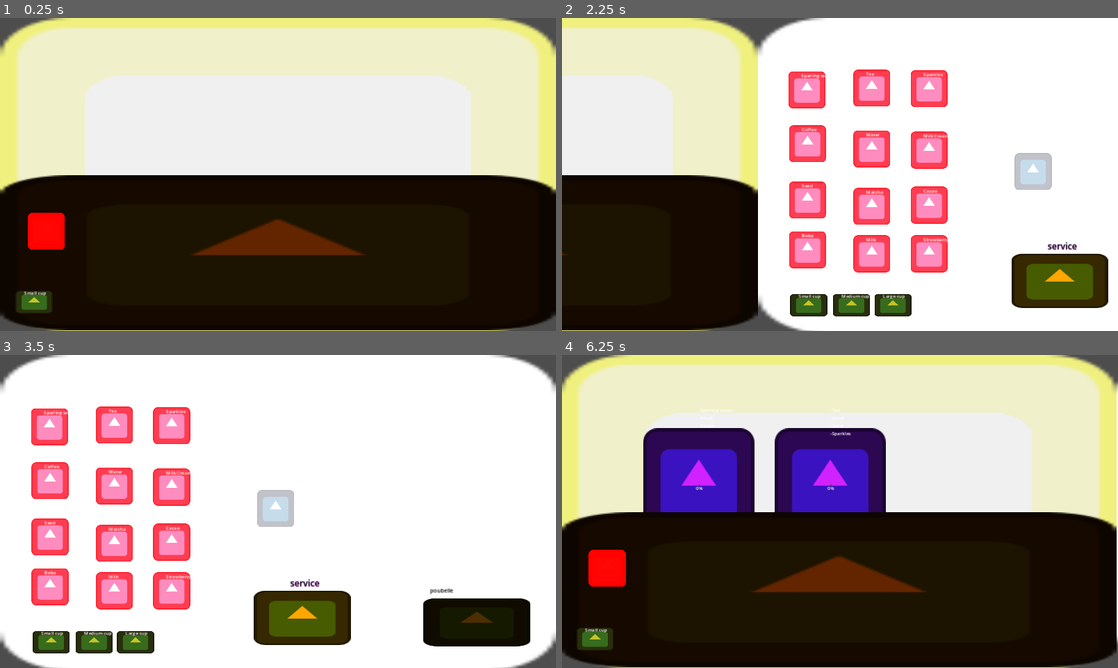
Above: before the commit, frames 1-4 (two rows, left to right).
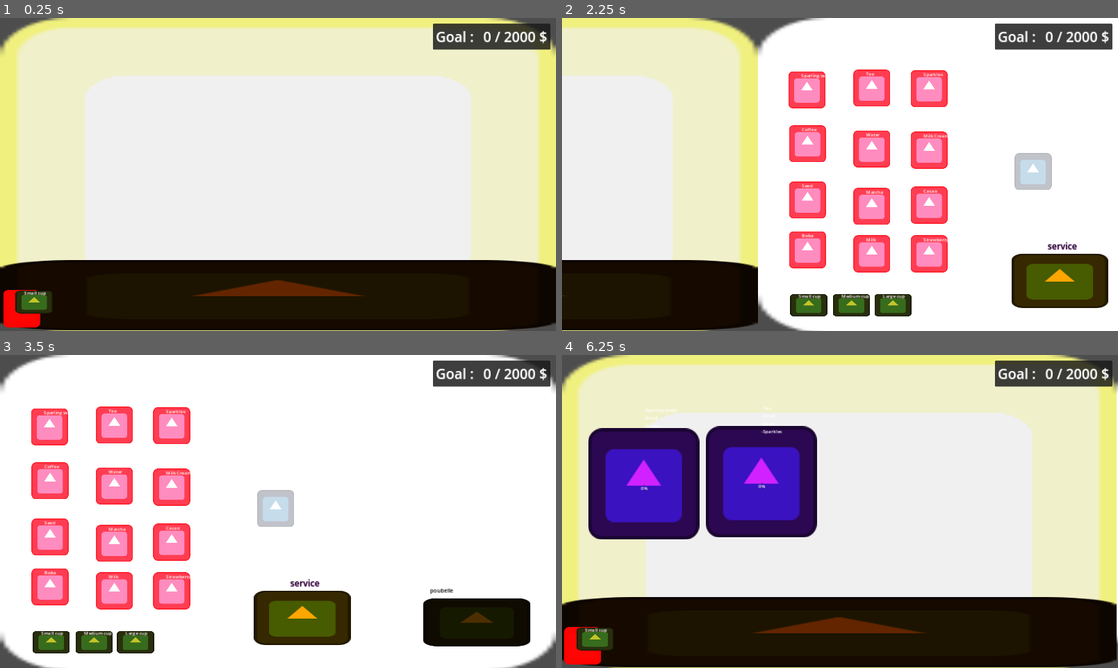
Above: after the commit, the same moments.

Repository: killerlick/creamy-cat-coffy
Game: Godot game, scene res://scenes/level.tscn
The game is run twice, just before and just after one commit, with the same random seed, the same clock (stepped at 60 frames per second) and the same inputs. The project has no main scene, so this scene is started directly. The engine's default icon, where the game draws it, is replaced by a stand-in: a white triangle on a blue panel in a dark square.
Inputs (mouse positions are in pixels of both pictures, inside the frame that each line leads up to):
- Up to frame 1 (0.25 s): no input
- Up to frame 2 (2.25 s): tap Enter at 0.5 s; drag from (595, 302) to (895, 105) at 0.52 s; drag from (728, 190) to (606, 230) at 1.27 s; tap Space at 2 s; move the mouse to (895, 105) at 2.02 s; hold D (Right) from 2.03 s (still down); hold G (spawn_cat) from 2.03 s (still down)
- Up to frame 3 (3.5 s): release D (Right) at 2.75 s; release G (spawn_cat) at 2.75 s; drag from (66, 642) to (66, 480) at 2.77 s
- Up to frame 4 (6.25 s): drag from (656, 642) to (612, 480) at 3.52 s; drag from (695, 642) to (612, 480) at 4.27 s; move the mouse to (612, 586) at 5.02 s; hold Left (Left) 5.03-5.75 s; hold G (spawn_cat) 5.03-5.75 s; click (612, 586) at 5.17 s; drag from (684, 483) to (595, 567) at 5.77 s

The runs differ from the first frame. In frame 1, 30% of the frame differs, in the area x 0-100%, y 1-100%; in frame 2, 11%; in frame 3, 1.7%; in frame 4, 42%.

Commit message:
ajout de quelque scene et animation clients

Diff:
--- a/Globals.gd
+++ b/Globals.gd
@@ -22,7 +22,7 @@
 var ALL_TOPPING : Array[ToppingElement]
 
 #nombre de place au comptoir
-var level_slot = 3
+var level_slot = 4
 
 # Called when the node enters the scene tree for the first time.
 func _ready() -> void:
--- /dev/null
+++ b/assets/ressources/cats/lambda.tres
@@ -0,0 +1,12 @@
+[gd_resource type="Resource" script_class="CatResource" load_steps=2 format=3 uid="uid://bibjeivr57ewi"]
+
+[ext_resource type="Script" path="res://scripts/cat_resource.gd" id="1_oo3ed"]
+
+[resource]
+script = ExtResource("1_oo3ed")
+rarity = 1
+pull_rate = 100.0
+tip = Array[int]([2000, 50, 0])
+body_sprite = Array[Texture2D]([])
+hat_sprite = Array[Texture2D]([])
+clothes_sprite = Array[Texture2D]([])
--- a/assets/ressources/liquid/tea.tres
+++ b/assets/ressources/liquid/tea.tres
@@ -9,4 +9,4 @@
 element_type = 0
 element_name = "Tea"
 element_sprite = Array[Texture2D]([])
-element_cost = 0
+element_cost = 5
--- a/project.godot
+++ b/project.godot
@@ -17,6 +17,7 @@
 [autoload]
 
 Globals="*res://Globals.gd"
+Ui="*res://scenes/ui.tscn"
 
 [display]
 
--- a/scenes/Cat.tscn
+++ b/scenes/Cat.tscn
@@ -6,7 +6,56 @@
 [sub_resource type="RectangleShape2D" id="RectangleShape2D_4yopp"]
 size = Vector2(388, 386)
 
+[sub_resource type="Animation" id="Animation_1ujcs"]
+resource_name = "ready"
+tracks/0/type = "value"
+tracks/0/imported = false
+tracks/0/enabled = false
+tracks/0/path = NodePath(".:position")
+tracks/0/interp = 1
+tracks/0/loop_wrap = true
+tracks/0/keys = {
+"times": PackedFloat32Array(0, 0.433333, 0.766667, 0.9, 1),
+"transitions": PackedFloat32Array(0.406126, 0.757859, 1, 1, 1),
+"update": 0,
+"values": [Vector2(0, 632), Vector2(0, -80), Vector2(0, 5), Vector2(0, -3), Vector2(0, 0)]
+}
+tracks/1/type = "value"
+tracks/1/imported = false
+tracks/1/enabled = true
+tracks/1/path = NodePath("Cat_sprite:position")
+tracks/1/interp = 1
+tracks/1/loop_wrap = true
+tracks/1/keys = {
+"times": PackedFloat32Array(0, 0.433333, 0.766667, 0.9, 1),
+"transitions": PackedFloat32Array(0.406126, 0.757859, 1, 1, 1),
+"update": 0,
+"values": [Vector2(0, 632), Vector2(0, -80), Vector2(0, 5), Vector2(0, -3), Vector2(0, 0)]
+}
+
+[sub_resource type="Animation" id="Animation_l0pkk"]
+length = 0.001
+tracks/0/type = "value"
+tracks/0/imported = false
+tracks/0/enabled = true
+tracks/0/path = NodePath(".:position")
+tracks/0/interp = 1
+tracks/0/loop_wrap = true
+tracks/0/keys = {
+"times": PackedFloat32Array(0),
+"transitions": PackedFloat32Array(1),
+"update": 0,
+"values": [Vector2(0, 632)]
+}
+
+[sub_resource type="AnimationLibrary" id="AnimationLibrary_7jkkg"]
+_data = {
+"RESET": SubResource("Animation_l0pkk"),
+"ready": SubResource("Animation_1ujcs")
+}
+
 [node name="Cat" type="Node2D" groups=["cats"]]
+position = Vector2(0, 632)
 script = ExtResource("1_x41no")
 
 [node name="Cat_sprite" type="Sprite2D" parent="."]
@@ -36,5 +85,10 @@
 position = Vector2(2, -1)
 shape = SubResource("RectangleShape2D_4yopp")
 
+[node name="AnimationPlayer" type="AnimationPlayer" parent="."]
+libraries = {
+"": SubResource("AnimationLibrary_7jkkg")
+}
+
 [connection signal="mouse_entered" from="Area2D" to="." method="_on_area_2d_mouse_entered"]
 [connection signal="mouse_exited" from="Area2D" to="." method="_on_area_2d_mouse_exited"]
--- a/scenes/comptoir.tscn
+++ b/scenes/comptoir.tscn
@@ -18,7 +18,6 @@
 centered = false
 
 [node name="catEmplacement" type="Node2D" parent="."]
-visible = false
 
 [node name="formation 2" type="Node2D" parent="catEmplacement"]
 visible = false
@@ -42,7 +41,6 @@
 position = Vector2(1422, 445)
 
 [node name="formation 4" type="Node2D" parent="catEmplacement"]
-visible = false
 
 [node name="chat 1" type="Marker2D" parent="catEmplacement/formation 4" groups=["chats_4"]]
 position = Vector2(286, 445)
@@ -78,8 +76,8 @@
 modulate = Color(1, 0.482353, 0, 1)
 self_modulate = Color(0.389371, 0.299193, 0.114966, 1)
 z_index = 5
-position = Vector2(0, 543)
-scale = Vector2(15, 4.17188)
+position = Vector2(0, 836)
+scale = Vector2(15, 1.88282)
 texture = ExtResource("1_cfgpo")
 centered = false
 
@@ -88,11 +86,11 @@
 [node name="Poubelle" type="Area2D" parent="." groups=["poubelle"]]
 modulate = Color(100, 0.041, 0.023, 1)
 z_index = 6
-position = Vector2(160, 736)
+position = Vector2(75, 1003)
 
 [node name="Sprite2D" type="Sprite2D" parent="Poubelle"]
 texture = ExtResource("1_cfgpo")
 
 [node name="CollisionShape2D" type="CollisionShape2D" parent="Poubelle"]
-position = Vector2(-0.5, 0.5)
+position = Vector2(2, -4)
 shape = SubResource("RectangleShape2D_fpohc")
--- /dev/null
+++ b/scenes/customize.tscn
@@ -0,0 +1,3 @@
+[gd_scene format=3 uid="uid://bh15ju530rsi3"]
+
+[node name="Customize" type="Node2D"]
--- a/scenes/level.tscn
+++ b/scenes/level.tscn
@@ -1,9 +1,10 @@
-[gd_scene load_steps=5 format=3 uid="uid://cnkucty37mjr5"]
+[gd_scene load_steps=6 format=3 uid="uid://cnkucty37mjr5"]
 
 [ext_resource type="PackedScene" uid="uid://cl3o4tlt4d7sv" path="res://scenes/comptoir.tscn" id="1_ktvs7"]
 [ext_resource type="Script" path="res://scripts/level.gd" id="1_u1ola"]
 [ext_resource type="PackedScene" uid="uid://qrpje8cifsi8" path="res://scenes/Cuisine.tscn" id="2_curd1"]
 [ext_resource type="PackedScene" uid="uid://ccslqjb70ioxl" path="res://scenes/drink_spawner.tscn" id="4_bkwrk"]
+[ext_resource type="PackedScene" uid="uid://byk634q3fq2ju" path="res://scenes/ui.tscn" id="5_paq7c"]
 
 [node name="Level" type="Node2D"]
 script = ExtResource("1_u1ola")
@@ -23,3 +24,5 @@
 
 [node name="Marker2D" type="Marker2D" parent="."]
 position = Vector2(900, 743)
+
+[node name="UI" parent="." instance=ExtResource("5_paq7c")]
--- /dev/null
+++ b/scenes/menu.tscn
@@ -0,0 +1,7 @@
+[gd_scene format=3 uid="uid://cuvoasm7imxt4"]
+
+[node name="Menu" type="Control"]
+layout_mode = 3
+anchors_preset = 0
+offset_right = 40.0
+offset_bottom = 40.0
--- /dev/null
+++ b/scenes/ui.tscn
@@ -0,0 +1,84 @@
+[gd_scene format=3 uid="uid://byk634q3fq2ju"]
+
+[node name="UI" type="CanvasLayer"]
+
+[node name="Control" type="Control" parent="."]
+layout_mode = 3
+anchors_preset = 15
+anchor_right = 1.0
+anchor_bottom = 1.0
+grow_horizontal = 2
+grow_vertical = 2
+size_flags_horizontal = 3
+size_flags_vertical = 3
+
+[node name="MarginContainer" type="MarginContainer" parent="Control"]
+layout_mode = 1
+anchors_preset = 15
+anchor_right = 1.0
+anchor_bottom = 1.0
+grow_horizontal = 2
+grow_vertical = 2
+theme_override_constants/margin_left = 20
+theme_override_constants/margin_top = 20
+theme_override_constants/margin_right = 20
+theme_override_constants/margin_bottom = 20
+
+[node name="PanelContainer" type="PanelContainer" parent="Control/MarginContainer"]
+layout_mode = 2
+size_flags_horizontal = 8
+size_flags_vertical = 0
+
+[node name="MarginContainer" type="MarginContainer" parent="Control/MarginContainer/PanelContainer"]
+layout_mode = 2
+theme_override_constants/margin_left = 10
+theme_override_constants/margin_top = 10
+theme_override_constants/margin_right = 10
+theme_override_constants/margin_bottom = 10
+
+[node name="HBoxContainer" type="VBoxContainer" parent="Control/MarginContainer/PanelContainer/MarginContainer"]
+layout_mode = 2
+theme_override_constants/separation = 10
+
+[node name="BoxContainer" type="BoxContainer" parent="Control/MarginContainer/PanelContainer/MarginContainer/HBoxContainer"]
+visible = false
+layout_mode = 2
+size_flags_horizontal = 3
+
+[node name="Label" type="Label" parent="Control/MarginContainer/PanelContainer/MarginContainer/HBoxContainer/BoxContainer"]
+layout_mode = 2
+theme_override_font_sizes/font_size = 48
+text = "Time : "
+
+[node name="col" type="ColorRect" parent="Control/MarginContainer/PanelContainer/MarginContainer/HBoxContainer/BoxContainer"]
+custom_minimum_size = Vector2(300, 20)
+layout_mode = 2
+size_flags_horizontal = 8
+size_flags_vertical = 4
+color = Color(0, 0, 0, 1)
+
+[node name="col2" type="ColorRect" parent="Control/MarginContainer/PanelContainer/MarginContainer/HBoxContainer/BoxContainer/col"]
+custom_minimum_size = Vector2(300, 20)
+layout_mode = 2
+offset_left = 1.0
+offset_right = 301.0
+offset_bottom = 3.0
+size_flags_horizontal = 8
+size_flags_vertical = 4
+color = Color(0, 1, 0, 1)
+
+[node name="BoxContainer2" type="BoxContainer" parent="Control/MarginContainer/PanelContainer/MarginContainer/HBoxContainer"]
+layout_mode = 2
+theme_override_constants/separation = 32
+
+[node name="Label" type="Label" parent="Control/MarginContainer/PanelContainer/MarginContainer/HBoxContainer/BoxContainer2"]
+layout_mode = 2
+theme_override_font_sizes/font_size = 48
+text = "Goal :"
+
+[node name="Label2" type="Label" parent="Control/MarginContainer/PanelContainer/MarginContainer/HBoxContainer/BoxContainer2"]
+layout_mode = 2
+size_flags_horizontal = 3
+theme_override_font_sizes/font_size = 48
+text = "0 / 2000 $"
+horizontal_alignment = 2
--- a/scripts/cat.gd
+++ b/scripts/cat.gd
@@ -11,12 +11,13 @@
 @onready var order_bubble : Node2D =$Order_bubble
 @onready var order_text : Label = $Order_bubble/Order_text
 @onready var area : Area2D = $Area2D
-
+@onready var animation : AnimationPlayer =  $AnimationPlayer
 
 
 
 # Called when the node enters the scene tree for the first time.
 func _ready() -> void:
+	animation.play("ready")
 	drink_wanted=DrinkData.new()
 	await generate_drink()
 	print(drink_wanted.to_string())
--- /dev/null
+++ b/scripts/cat_resource.gd
@@ -0,0 +1,10 @@
+extends Resource
+class_name CatResource
+
+@export var rarity : int = 1
+@export var pull_rate : float = 100
+@export var tip : Array[int] =  [2000,50,0]
+
+@export var body_sprite : Array[Texture2D]
+@export var hat_sprite : Array[Texture2D]
+@export var clothes_sprite : Array[Texture2D]
--- a/scripts/level.gd
+++ b/scripts/level.gd
@@ -7,6 +7,10 @@
 @onready var camera2d : Camera2D = $Camera2D
 @onready var comptoir : Comptoir = $Comptoir
 @onready var cuisine : Cuisine = $Cuisine
+
+@export var level : int = 0
+@export var goal : float = 0.0
+@export var client_number : int = 0
 
 var slot_available : int = Globals.level_slot #le nombre des espaces disponibles
 var slots_state : Array #letat des differents espace disponible
Not shown: 1 places in scenes/Cat.tscn that only renumber resources
